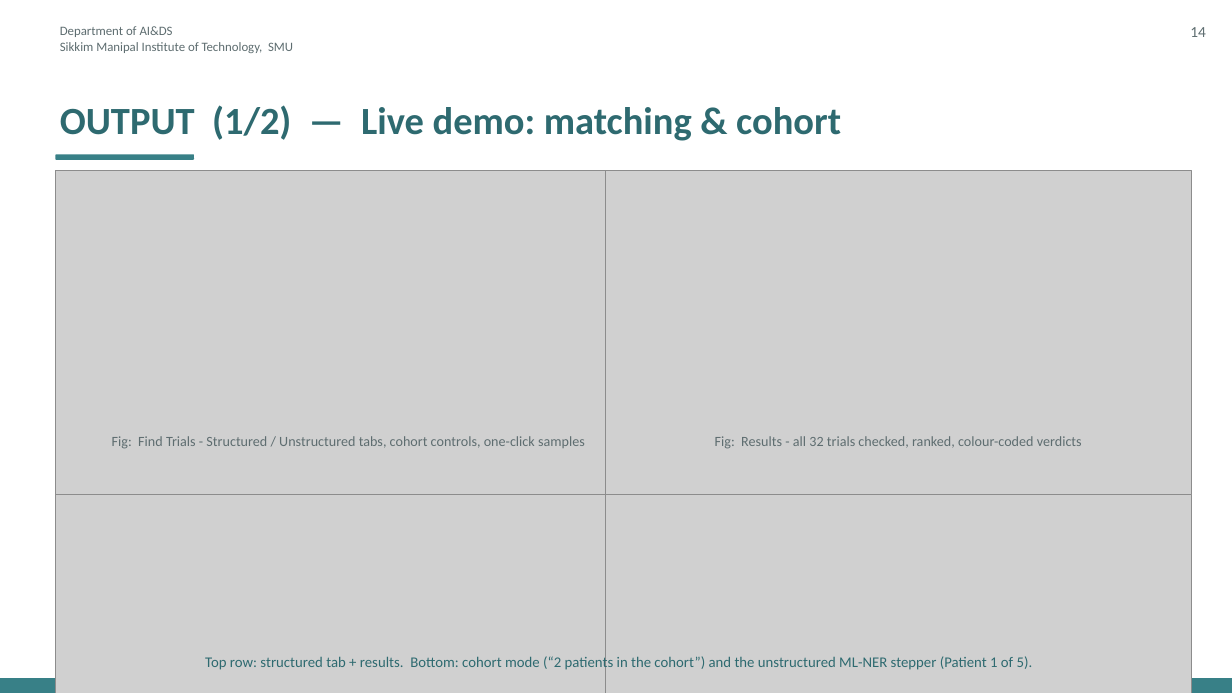
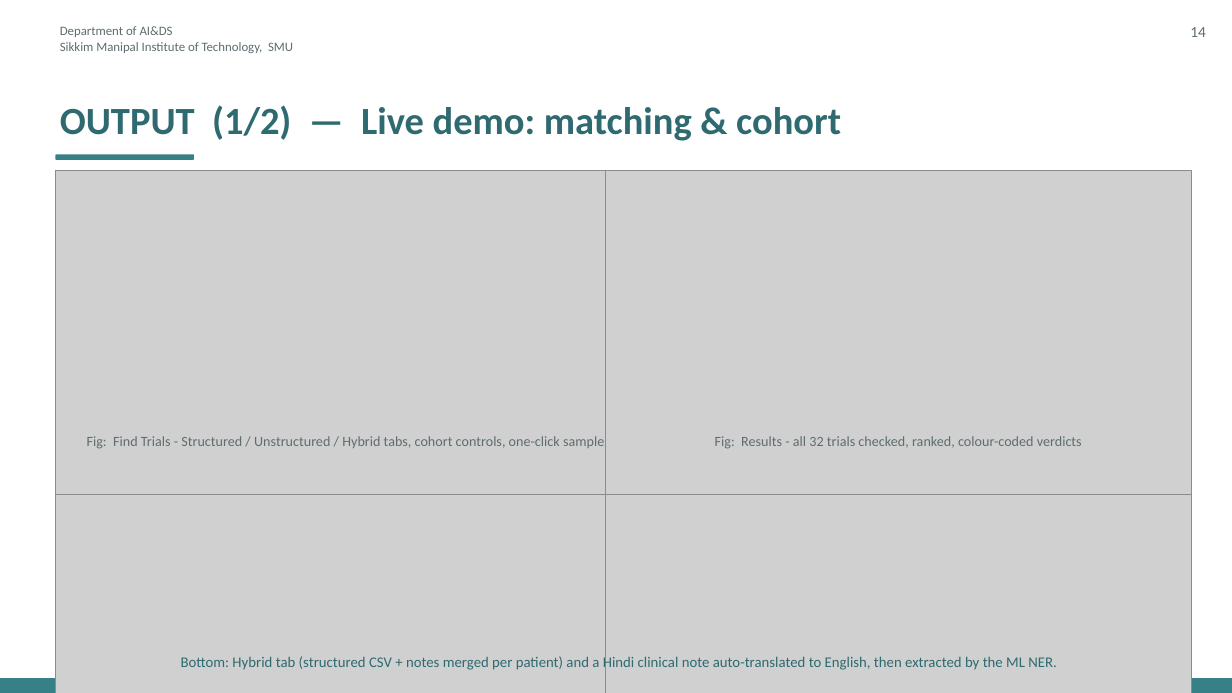
Before and after one commit to PragyaJ23/CTQ, a slide deck: slide 16 of CTQ_Presentation.pptx. Drawn at 1232x693 pixels with LibreOffice and Linux fonts; fonts in the diff are those of the drawing; grey boxes stand for pictures. Boxes give left, top, right and bottom in pixels: in the first picture for what was removed or moved away, otherwise in the second. Text is boxed around its words. In the diff, an @@ line names an element or a change of style, - is before the commit and + after.

```diff
--- a/CTQ_Presentation.pptx
+++ b/CTQ_Presentation.pptx
@@ text at [87,434,610,450]: text changed @@
-Fig: Find Trials - Structured / Unstructured tabs, cohort controls, one-click samples
+Fig: Find Trials - Structured / Unstructured / Hybrid tabs, cohort controls, one-click samples
@@ text at [181,654,1057,671]: text changed @@
-Top row: structured tab + results. Bottom: cohort mode (“2 patients in the cohort”) and the unstructured ML-NER stepper (Patient 1 of 5).
+Bottom: Hybrid tab (structured CSV + notes merged per patient) and a Hindi clinical note auto-translated to English, then extracted by the ML NER.
```
Also in this commit, not shown: 9 other slides changed, 31 other files.
